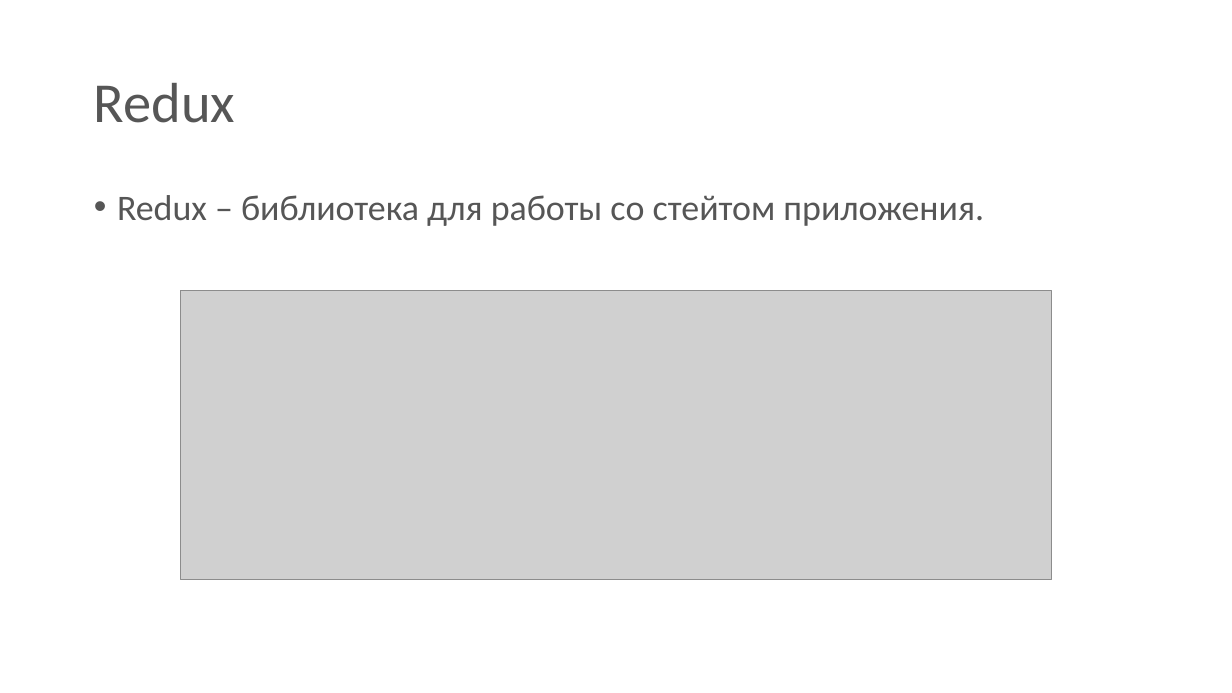
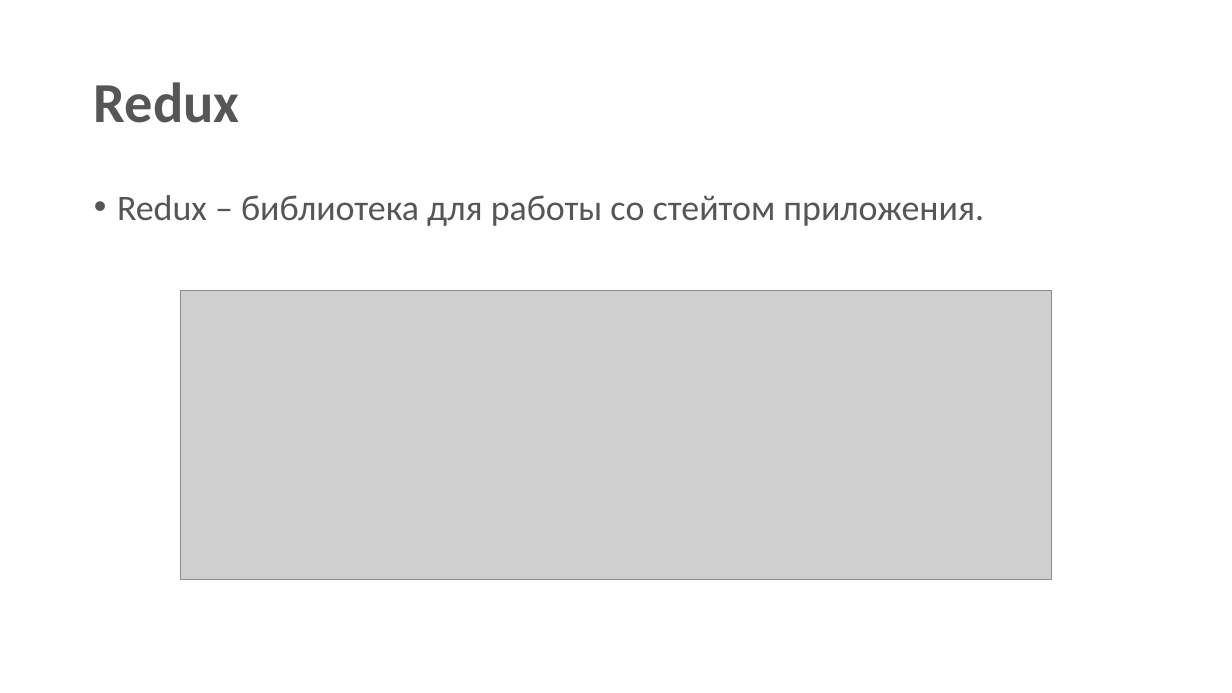
Before and after one commit to spiderpoul/react-redux-hooks, a slide deck: slide 14 of React - Redux with Hooks.pptx. Drawn at 1232x693 pixels with LibreOffice and Linux fonts; fonts in the diff are those of the drawing; grey boxes stand for pictures. Boxes give left, top, right and bottom in pixels: in the first picture for what was removed or moved away, otherwise in the second. Text is boxed around its words. In the diff, an @@ line names an element or a change of style, - is before the commit and + after.

```diff
--- a/React - Redux with Hooks.pptx
+++ b/React - Redux with Hooks.pptx
@@ title "Redux" at bbox=[94, 82, 240, 123]: bold on @@
```
Also in this commit, not shown: 11 other slides changed, 4 slides added, 4 slides removed.
